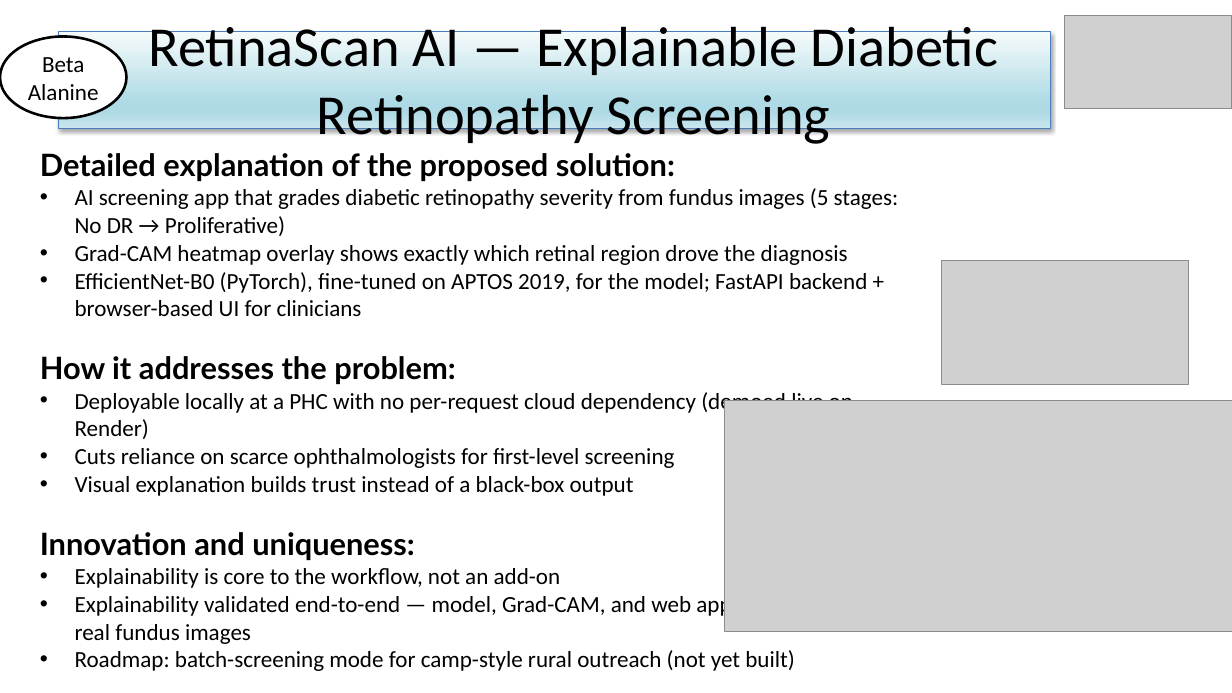
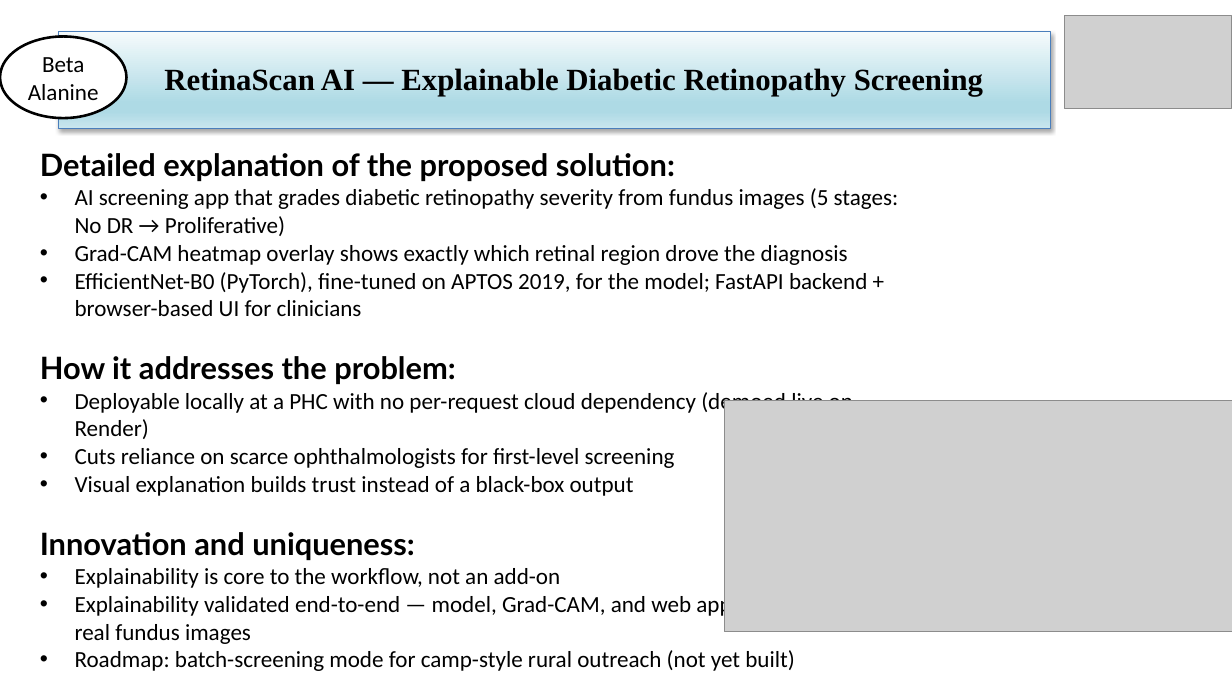
Before and after one commit to stoic-bruh/retinascan-ai, a slide deck: slide 2 of submission/BetaAlanine_SIH2026_Presentation.pptx. Drawn at 1232x693 pixels with LibreOffice and Linux fonts; fonts in the diff are those of the drawing; grey boxes stand for pictures. Boxes give left, top, right and bottom in pixels: in the first picture for what was removed or moved away, otherwise in the second. Text is boxed around its words. In the diff, an @@ line names an element or a change of style, - is before the commit and + after.

Commit message:
Update final presentation deck and optimize image pipeline for Render 512MB RAM constraint

```diff
--- a/submission/BetaAlanine_SIH2026_Presentation.pptx
+++ b/submission/BetaAlanine_SIH2026_Presentation.pptx
@@ title "RetinaScan AI — Explainable Diabetic ..." at bbox=[164, 68, 983, 96]: size 44 to 24 pt, font Calibri to Times New Roman, bold on @@
@@ picture removed at bbox=[942, 261, 1189, 384] @@
```
Also in this commit, not shown: 2 other slides changed, 3 other files.
